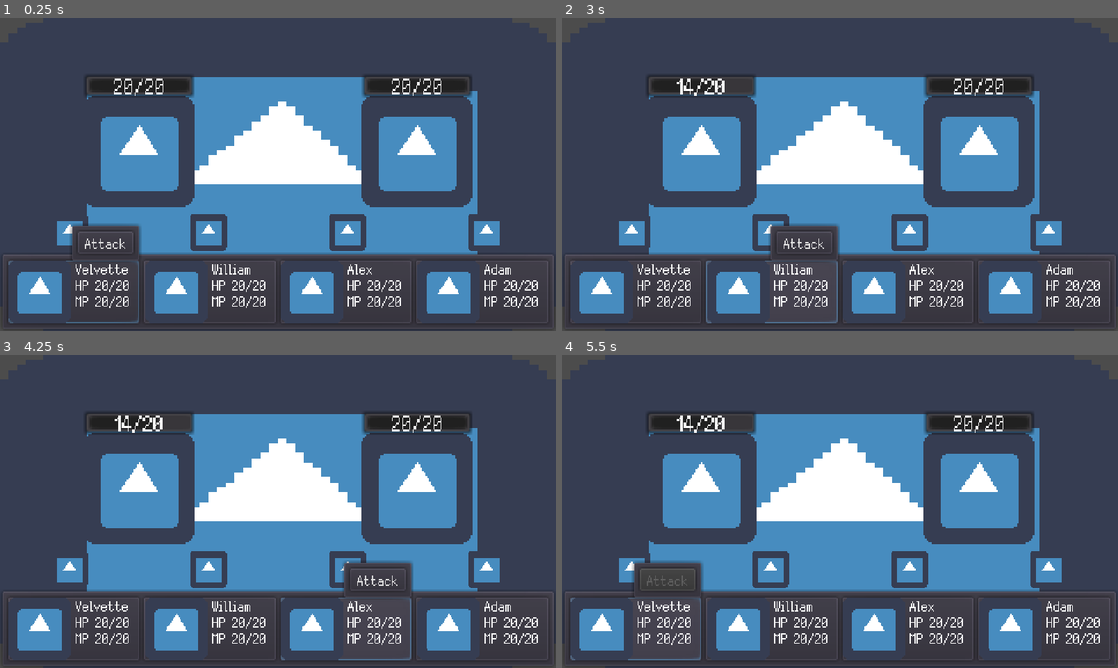
Above: before the commit, frames 1-4 (two rows, left to right).
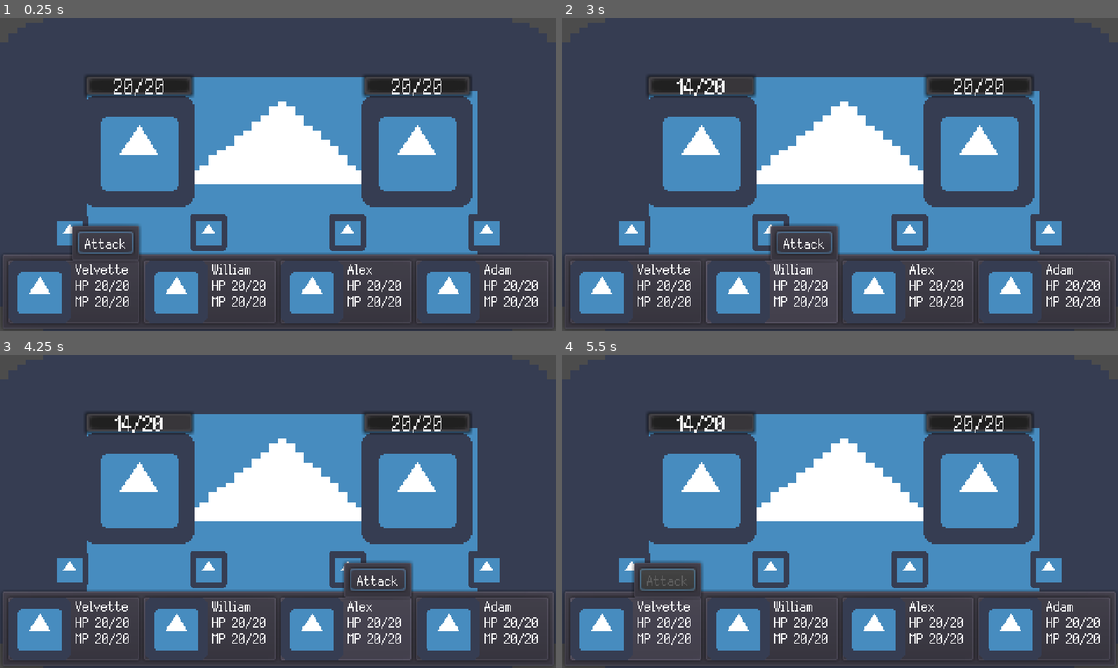
Above: after the commit, the same moments.

Repository: Egggggg/realitis
Game: Godot game, scene res://battle/scripts/battle.tscn
Same seed, same stepped clock (60 frames per second), same inputs: the game is played once before the commit and once after it. The engine's default icon, where the game draws it, is replaced by a stand-in: a white triangle on a blue panel in a dark square.
Inputs (mouse positions are in pixels of both pictures, inside the frame that each line leads up to):
- Up to frame 1 (0.25 s): no input
- Up to frame 2 (3 s): click (634, 290) at 0.5 s; click "Attack" at 1.25 s; click (701, 152) at 2.02 s; click (773, 290) at 2.75 s
- Up to frame 3 (4.25 s): click (344, 627) at 3.5 s
- Up to frame 4 (5.5 s): click (1045, 627) at 4.25 s; click (634, 627) at 5 s

The runs differ from the first frame. In frame 1, 0.2% of the frame differs, in the area x 1-25%, y 68-98%; in frame 2, 0.3%, in the area x 25-50%, y 68-98%; in frame 3, 0.3%; in frame 4, 0.2%.

Commit message:
Add lose condition

Diff:
--- a/battle/scripts/battle.gd
+++ b/battle/scripts/battle.gd
@@ -1,16 +1,18 @@
 extends Node
 
 
-enum _States {HERO, ATTACK, ENEMY, END}
+enum _States {HERO, ATTACK, ENEMY, WIN, LOSE}
 
 const _WIN_TEXT = """Congratulations!
 You win!"""
+const _LOSE_TEXT = """Oh no!
+You lost!"""
 
 var _state:int
 var _attacker:Button
 var _has_attacked := [false, false, false, false]
-var _num_attacks:int = 0
 var _previously_attacked:Sprite
+var _is_dead := [false, false, false, false]
 
 onready var _enemies = $Sprites/Enemies
 onready var _flavor_panel = $UI/FlavorPanel
@@ -24,6 +26,7 @@
 	for s in _slots.get_children():
 		s.connect("focus_entered", self, "_on_slot_focus_entered", [s])
 		s.connect("attack_pressed", self, "_on_attack_pressed", [s])
+		s.connect("hero_died", self, "_on_hero_died", [s])
 	_previously_attacked = _enemies.get_child(0)
 	var last_enemy = _enemies.get_child_count() - 1
 	for e in _enemies.get_children():
@@ -71,17 +74,30 @@
 			for e in _enemies.get_children():
 				e.button.focus_mode = Control.FOCUS_NONE
 				e.button.disabled = true
-				_slots.get_child(randi()%_slots.get_child_count()).damage(e.data.attack_power)
-			_num_attacks = 0
-			_has_attacked = [false, false, false, false]
+				var r = randi()%_slots.get_child_count()
+				while _is_dead[r]:
+					r = randi()%_slots.get_child_count()
+				_slots.get_child(r).damage(e.data.attack_power)
+			_has_attacked = _is_dead.duplicate()
 			_change_state(_States.HERO)
-		_States.END:
-			_slots.get_focus_owner().release_focus()
-			for s in _slots.get_children():
-				s.focus_mode = Control.FOCUS_NONE
-				s.actions.hide()
-			_flavor_text.bbcode_text = _WIN_TEXT
-			_flavor_panel.show()
+		_States.WIN:
+			_end(_WIN_TEXT)
+		_States.LOSE:
+			_end(_LOSE_TEXT)
+
+
+func _end(s:String) -> void:
+	var focus_owner:Control = _slots.get_focus_owner()
+	if focus_owner:
+		focus_owner.release_focus()
+	for s in _slots.get_children():
+		s.focus_mode = Control.FOCUS_NONE
+		s.actions.hide()
+	for e in _enemies.get_children():
+		e.button.focus_mode = Control.FOCUS_NONE
+		e.button.disabled = true
+	_flavor_text.bbcode_text = s
+	_flavor_panel.show()
 
 
 func _on_slot_focus_entered(slot:Button) -> void:
@@ -89,6 +105,7 @@
 		if not s == slot:
 			s.actions.hide()
 	slot.actions.show()
+	slot.attack.grab_focus()
 
 
 func _on_attack_pressed(s:Button) -> void:
@@ -96,12 +113,17 @@
 	_change_state(_States.ATTACK)
 
 
+func _on_hero_died(s:Button) -> void:
+	_is_dead[s.get_index()] = true
+	if not false in _is_dead:
+		_change_state(_States.LOSE)
+
+
 func _on_enemy_attacked(enemy:Sprite) -> void:
 	_previously_attacked = enemy
-	_num_attacks += 1
 	_has_attacked[_attacker.get_index()] = true
 	enemy.damage(_attacker.data.attack_power)
-	if _num_attacks == _slots.get_child_count():
+	if not false in _has_attacked:
 		_change_state(_States.ENEMY)
 	else:
 		_change_state(_States.HERO)
@@ -110,6 +132,6 @@
 func _on_enemy_died(enemy:Sprite) -> void:
 	enemy.free()
 	if _enemies.get_child_count() == 0:
-		_change_state(_States.END)
+		_change_state(_States.WIN)
 	else:
 		_previously_attacked = _enemies.get_child(0)
--- a/battle/scripts/battle.tscn
+++ b/battle/scripts/battle.tscn
@@ -7,7 +7,7 @@
 [ext_resource path="res://battle/scripts/battler.gd" type="Script" id=5]
 [ext_resource path="res://battle/scripts/enemy.tscn" type="PackedScene" id=6]
 
-[sub_resource type="Resource" id=5]
+[sub_resource type="Resource" id=1]
 resource_local_to_scene = true
 script = ExtResource( 5 )
 name = ""
@@ -15,9 +15,9 @@
 max_health = 20
 mana = 0
 max_mana = 0
-attack_power = 6
+attack_power = 2
 
-[sub_resource type="Resource" id=6]
+[sub_resource type="Resource" id=2]
 resource_local_to_scene = true
 script = ExtResource( 5 )
 name = ""
@@ -25,9 +25,9 @@
 max_health = 20
 mana = 0
 max_mana = 0
-attack_power = 6
+attack_power = 2
 
-[sub_resource type="Resource" id=1]
+[sub_resource type="Resource" id=3]
 resource_local_to_scene = true
 script = ExtResource( 5 )
 name = "Velvette"
@@ -87,11 +87,11 @@
 
 [node name="Enemy" parent="Sprites/Enemies" instance=ExtResource( 6 )]
 position = Vector2( 120, 115 )
-data = SubResource( 5 )
+data = SubResource( 1 )
 
 [node name="Enemy2" parent="Sprites/Enemies" instance=ExtResource( 6 )]
 position = Vector2( 360, 115 )
-data = SubResource( 6 )
+data = SubResource( 2 )
 
 [node name="Party" type="Node2D" parent="Sprites"]
 position = Vector2( 0, 185 )
--- a/battle/scripts/enemy.tscn
+++ b/battle/scripts/enemy.tscn
@@ -15,11 +15,11 @@
 max_mana = 0
 attack_power = 0
 
+[sub_resource type="StyleBoxEmpty" id=2]
+
 [sub_resource type="StyleBoxEmpty" id=3]
 
-[sub_resource type="StyleBoxEmpty" id=4]
-
-[sub_resource type="StyleBoxFlat" id=5]
+[sub_resource type="StyleBoxFlat" id=4]
 draw_center = false
 border_width_left = 2
 border_width_top = 2
@@ -31,9 +31,9 @@
 corner_radius_bottom_right = 8
 corner_radius_bottom_left = 8
 
+[sub_resource type="StyleBoxEmpty" id=5]
+
 [sub_resource type="StyleBoxEmpty" id=6]
-
-[sub_resource type="StyleBoxEmpty" id=2]
 
 [node name="Enemy" type="Sprite"]
 scale = Vector2( 1.5, 1.5 )
--- a/battle/scripts/slot.gd
+++ b/battle/scripts/slot.gd
@@ -2,6 +2,7 @@
 
 
 signal attack_pressed
+signal hero_died
 
 const _ICON_PATH = "res://battle/icons/%s.png"
 const _INFO_TEXT = \
@@ -24,8 +25,10 @@
 
 
 func damage(d:int) -> void:
-	data.health -= d
+	data.health = max(data.health - d, 0)
 	_info.bbcode_text = _INFO_TEXT % [data.name, data.health, data.max_health, data.mana, data.max_mana]
+	if data.health == 0:
+		emit_signal("hero_died")
 
 
 func _on_attack_pressed() -> void:
Not shown: 4 places in battle/scripts/battle.tscn that only renumber resources
Not shown: 1 places in battle/scripts/enemy.tscn that only renumber resources
Not shown, changed: .gitignore
